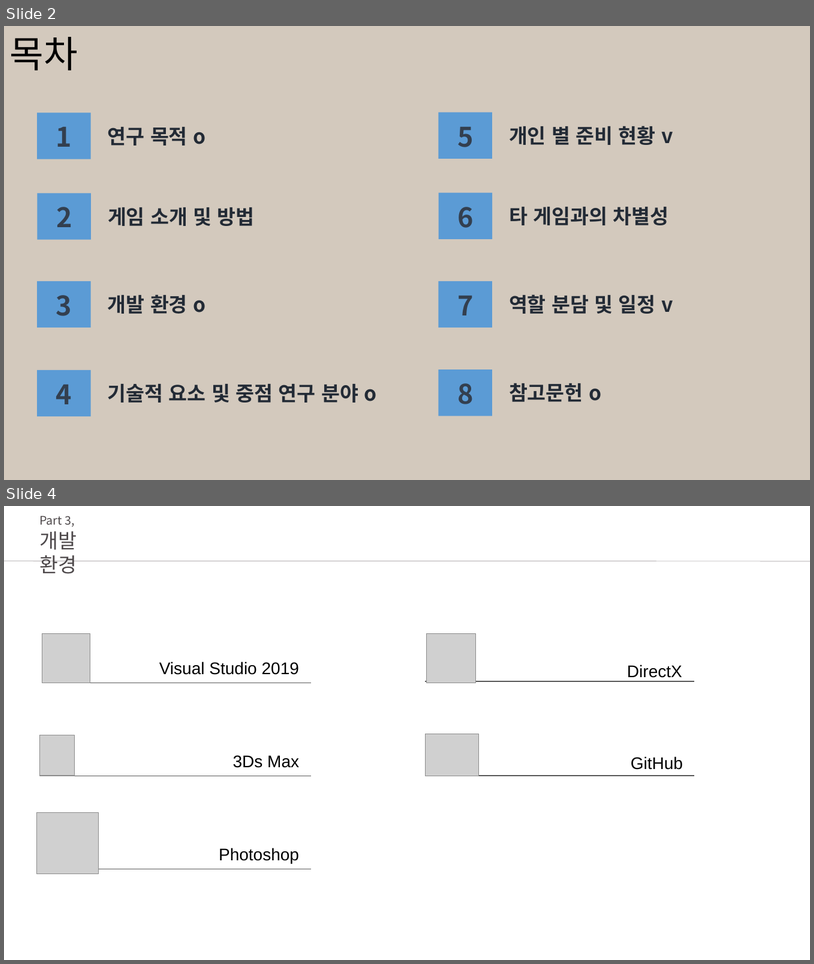
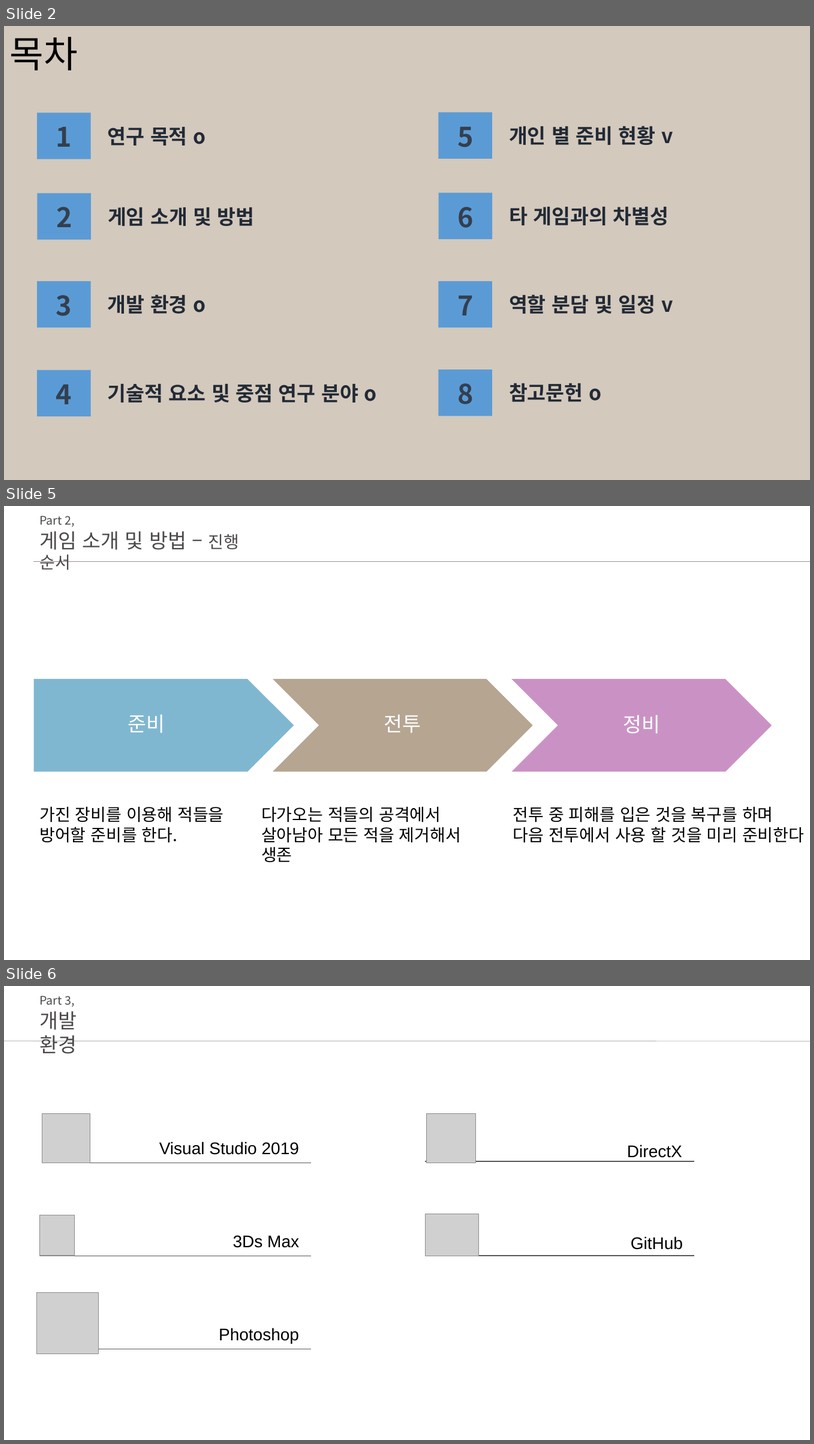
Before and after one commit to ghk01214/KPUFinalGame-deprecated-, a slide deck: docs/초안.pptx. Shown one above the other, each under a label of ours: slides 2 and 4 before the commit, slides 2, 5 and 6 after it; the slides between them are not shown. The pictures are 814x964 and 814x1444 pixels, drawn with LibreOffice and Linux fonts; fonts in the diff are those of the drawing; grey boxes stand for pictures. Boxes give left, top, right and bottom in pixels: in the first picture for what was removed or moved away, otherwise in the second. Text is boxed around its words. In the diff, an @@ line names an element or a change of style, - is before the commit and + after.

```diff
--- a/docs/초안.pptx
+++ b/docs/초안.pptx
@@ slide 5 added at (4,506,810,960), background #FFFFFF @@
@@ text added at (39,516,74,527), 14 pt, text #4D484A @@
+Part 2,
@@ text added at (39,531,240,570), 24 pt, text #4D484A @@
+게임 소개 및 방법 – 진행 순서
@@ line added from (33, 561) to (810, 561), #989194 0.5 pt @@
@@ pentagon arrow added at (33,679,294,772), fill #80B7D0 @@
@@ chevron added at (273,679,533,772), fill #B5A591 @@
@@ chevron added at (512,679,772,772), fill #CA92C4 @@
@@ text added at (128,714,165,733), 24 pt, text #FFFFFF @@
+준비
@@ text added at (384,714,422,733), 24 pt, text #FFFFFF @@
+전투
@@ text added at (623,715,660,733), 24 pt, text #FFFFFF @@
+정비
@@ text added at (39,806,224,843), 20 pt, text #000000 @@
+가진 장비를 이용해 적들을
+방어할 준비를 한다.
@@ text added at (261,806,461,843), 20 pt, text #000000 @@
+다가오는 적들의 공격에서
+살아남아 모든 적을 제거해서 생존
@@ text added at (513,806,804,843), 20 pt, text #000000 @@
+전투 중 피해를 입은 것을 복구를 하며
+다음 전투에서 사용 할 것을 미리 준비한다
@@ what was slide 4 is now slide 6 @@
```
Also in this commit, not shown: 2 slides changed, 1 other slide added.
